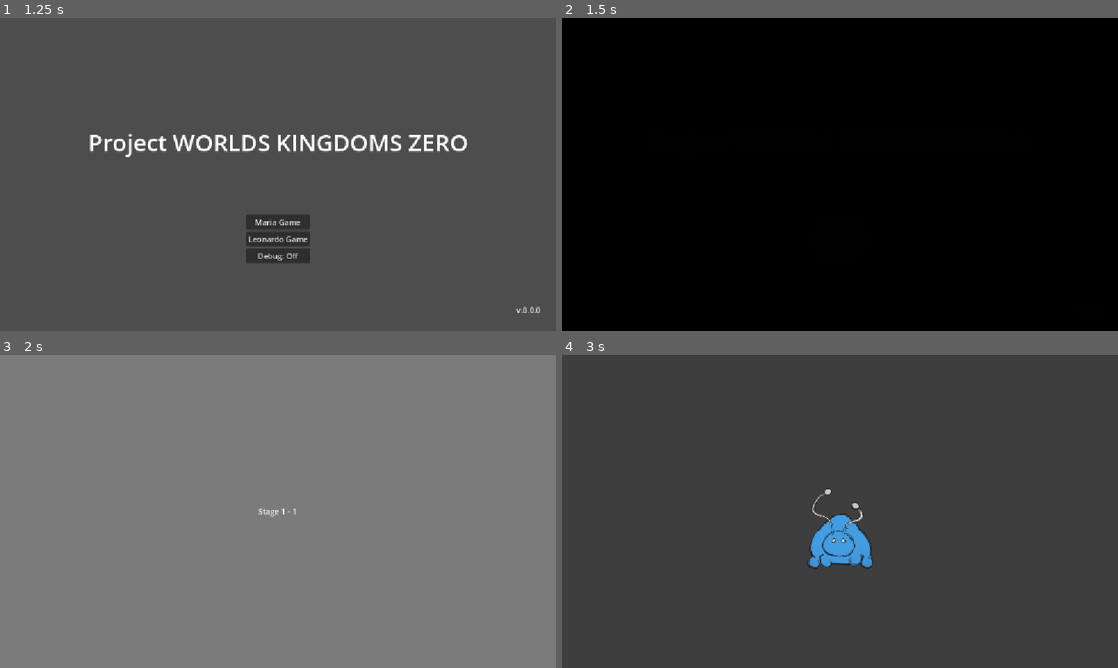
Above: before the commit, frames 1-4 (two rows, left to right).
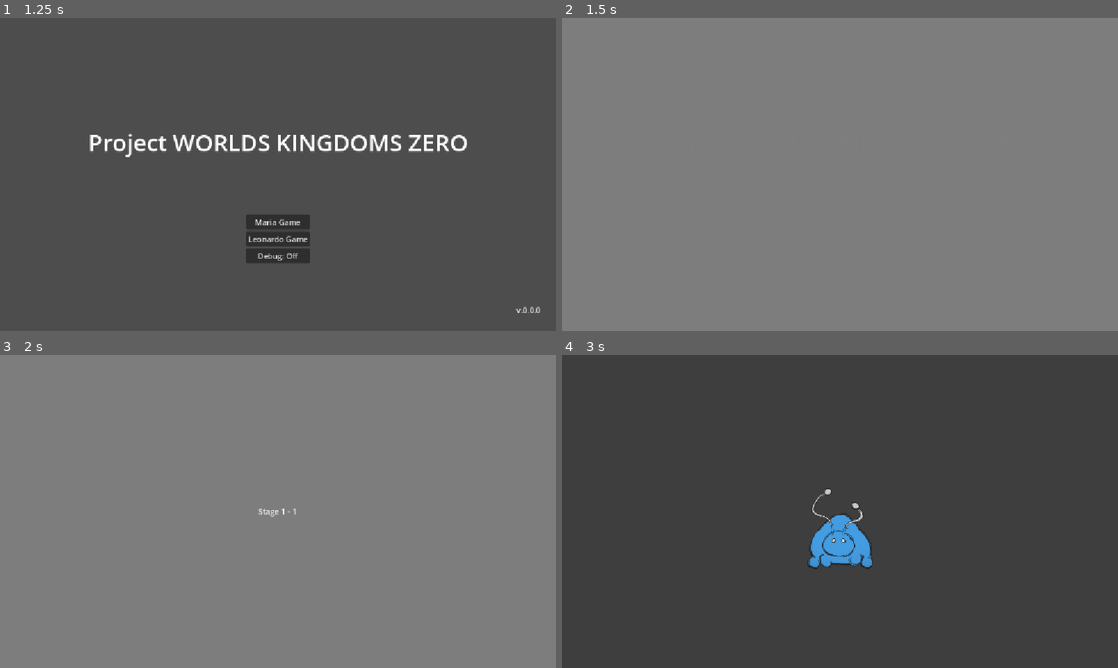
Above: after the commit, the same moments.

Repository: Adnyropast/pwkz-godot-4.7
Game: Godot game, scene res://scenes/title_screen.tscn
Two runs of this game, one before a commit and one after it. Both use one fixed random seed, a clock stepped at 60 frames per second and the inputs below. The engine's default icon, where the game draws it, is replaced by a stand-in: a white triangle on a blue panel in a dark square.
Inputs:
- Up to frame 1 (1.25 s): click "Start" at 0.5 s
- Up to frame 2 (1.5 s): click "Maria Game" at 1.25 s
- Up to frame 3 (2 s): no input
- Up to frame 4 (3 s): tap Enter (ui_accept) at 2, 2.27, 2.75 s

Frame 1 is identical in both runs. In frame 2, 100% of the frame differs, in the area x 0-100%, y 0-100%; in frame 3, less than 0.1%; in frame 4, nothing differs.

Commit message:
feat: add screen fade out in colors

Diff:
--- a/scenes/fade_screen.gd
+++ b/scenes/fade_screen.gd
@@ -3,6 +3,10 @@
 signal faded_out
 @onready var fade_out_animation_player: AnimationPlayer = $FadeOutAnimationPlayer
 @onready var fade_in_animation_player: AnimationPlayer = $FadeInAnimationPlayer
+@onready var panel: Panel = $Panel
+
+func _ready() -> void:
+	panel.get_theme_stylebox("panel").set("bg_color", WorldColors.get_screen_color(WorldState.current_world))
 
 func on_faded_out() -> void:
 	faded_out.emit()
